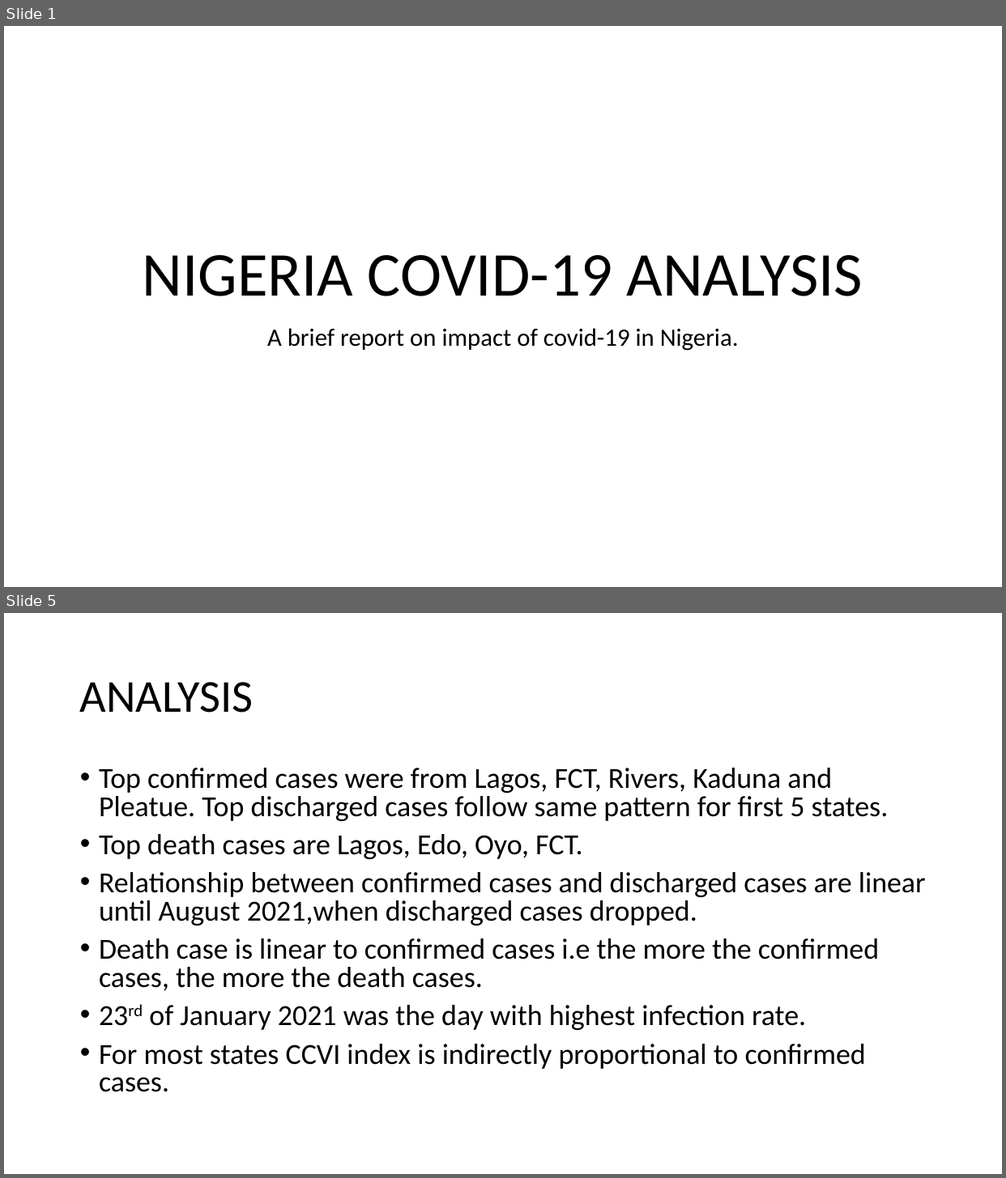
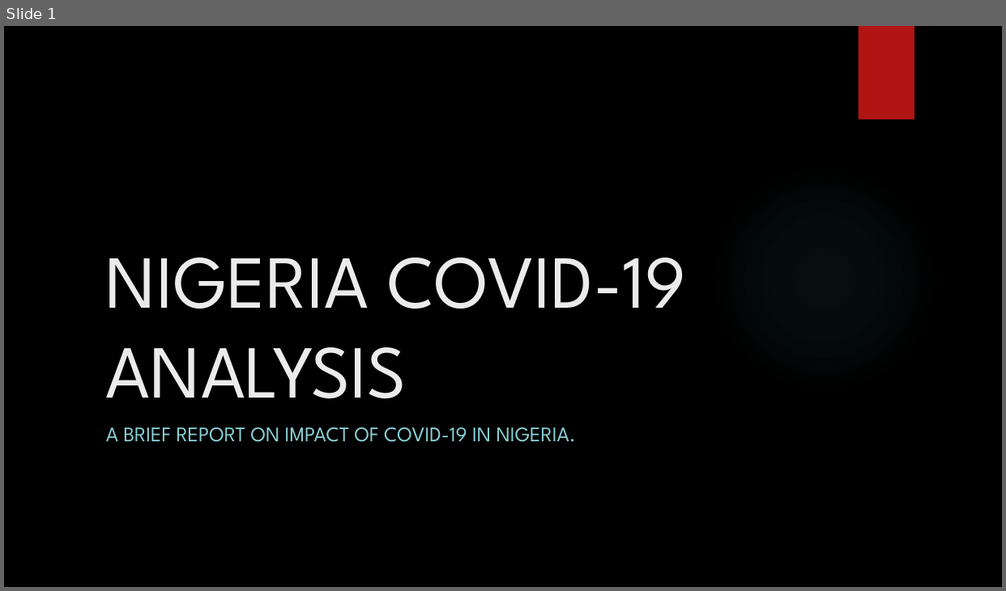
Before and after one commit to muhahahmad68/Nigeria-COVID-19-Data-Analysis-Using-Python, a slide deck: NIGERIA COVID-19 ANALYSIS.pptx. Shown one above the other, each under a label of ours: slides 1 and 5 before the commit, slide 1 after it; the slides between them are not shown. The pictures are 1006x1178 and 1006x591 pixels, drawn with LibreOffice and Linux fonts; fonts in the diff are those of the drawing; background and template pictures are left out. Boxes give left, top, right and bottom in pixels: in the first picture for what was removed or moved away, otherwise in the second. Text is boxed around its words. In the diff, an @@ line names an element or a change of style, - is before the commit and + after.

```diff
--- a/NIGERIA COVID-19 ANALYSIS.pptx
+++ b/NIGERIA COVID-19 ANALYSIS.pptx
@@ slide 5 removed at (4,613,1002,1174), background #FFFFFF @@
@@ title removed at (80,682,253,713) @@
-ANALYSIS
@@ text removed at (99,768,926,1093) @@
-• Top confirmed cases were from Lagos, FCT, Rivers, Kaduna and Pleatue. Top discharged cases follow same pattern for first 5 states.
-• Top death cases are Lagos, Edo, Oyo, FCT.
-• Relationship between confirmed cases and discharged cases are linear until August 2021,when discharged cases dropped.
-• Death case is linear to confirmed cases i.e the more the confirmed cases, the more the death cases.
-• 23rd of January 2021 was the day with highest infection rate.
-• For most states CCVI index is indirectly proportional to confirmed cases.
@@ slide 1 changed as well @@
@@ background #FFFFFF to picture (left out) @@
@@ rectangle added at (859,26,914,120), fill #B01513 @@
@@ title "NIGERIA COVID-19 ANALYSIS": place and size @@
-title "NIGERIA COVID-19 ANALYSIS" at (143,255,863,297)
+title "NIGERIA COVID-19 ANALYSIS" at (106,258,687,399)
@@ title "NIGERIA COVID-19 ANALYSIS" at (106,258,687,399): size 60 to 72 pt, font Calibri to League Spartan, text colour #000000 to #EBEBEB; alignment centre to left; line spacing 0.9 to 1 @@
@@ ellipse added at (709,163,939,394), fill gradient #50B9C1 @@
@@ subtitle at (106,427,576,442): text changed; size 24 to 20 pt; font Calibri to League Spartan; text colour #000000 to #8AD0D6 @@
-A brief report on impact of covid-19 in Nigeria.
+A BRIEF REPORT ON IMPACT OF COVID-19 IN NIGERIA.
```
Also in this commit, not shown: 6 other slides changed, 5 slides added, 2 other files.
